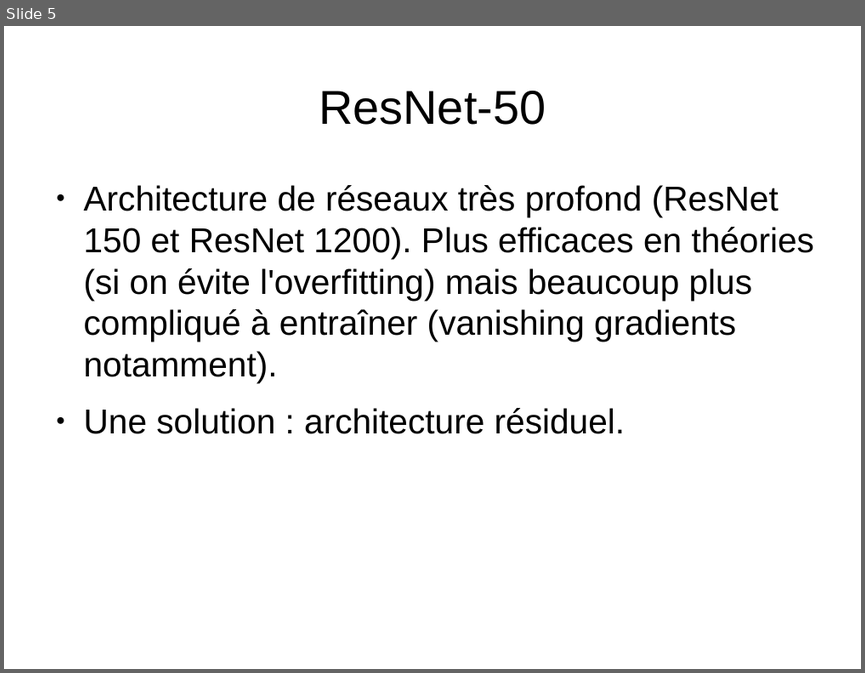
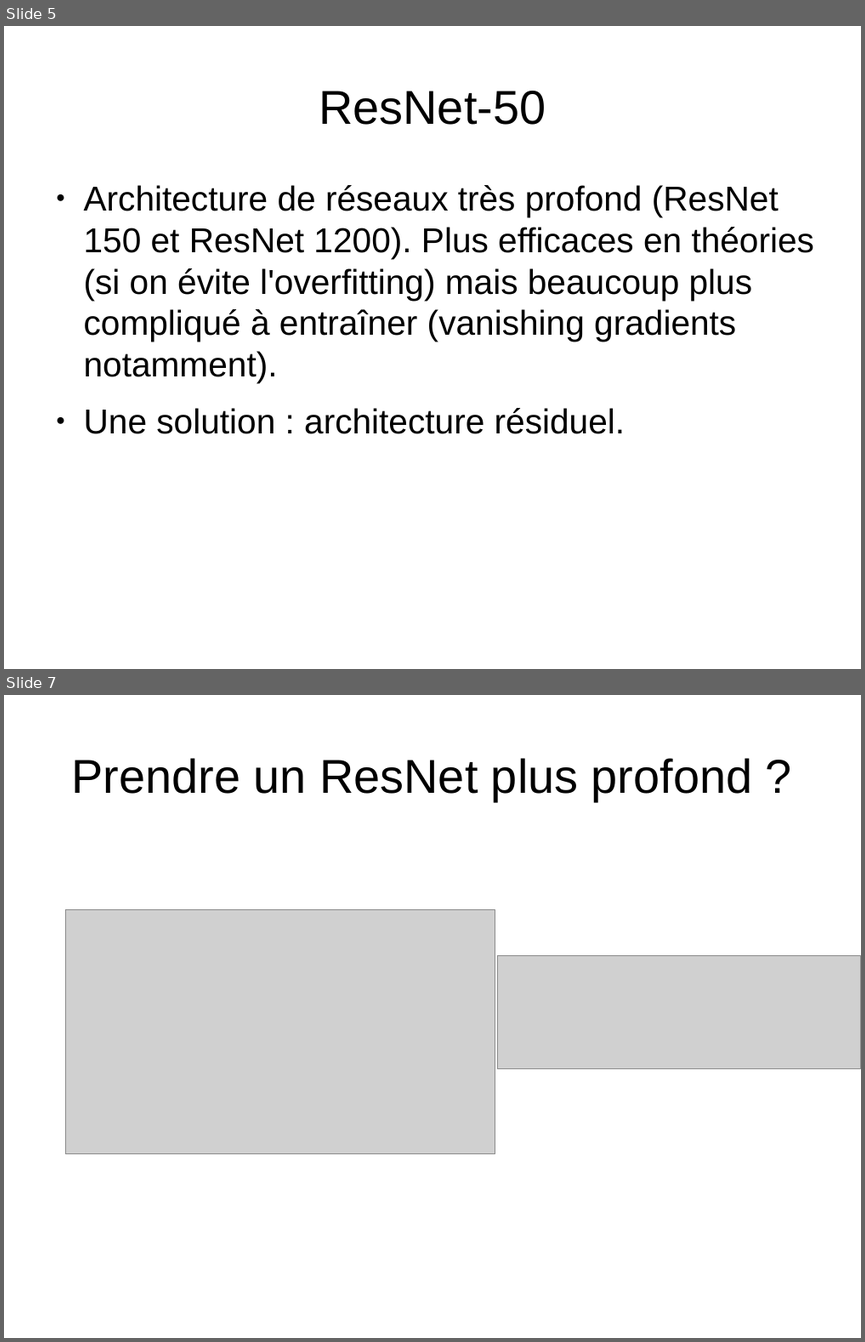
Before and after one commit to tonioecto/psc-profondeur, a slide deck: psc-article/ppt présentation proposition amélioration modèle.odp. Shown one above the other, each under a label of ours: slide 5 before the commit, slides 5 and 7 after it; the slides between them are not shown. The pictures are 865x673 and 865x1342 pixels, drawn with LibreOffice and Linux fonts; fonts in the diff are those of the drawing; grey boxes stand for pictures. Boxes give left, top, right and bottom in pixels: in the first picture for what was removed or moved away, otherwise in the second. Text is boxed around its words. In the diff, an @@ line names an element or a change of style, - is before the commit and + after.

```diff
--- a/psc-article/ppt présentation proposition amélioration modèle.odp
+++ b/psc-article/ppt présentation proposition amélioration modèle.odp
@@ slide 7 added at (x1=4, y1=695, x2=861, y2=1338), background #FFFFFF @@
@@ title added at (x1=72, y1=758, x2=752, y2=801), 44 pt, text #000000 @@
+Prendre un ResNet plus profond ?
@@ picture added at (x1=65, y1=909, x2=495, y2=1155) @@
@@ picture added at (x1=497, y1=955, x2=861, y2=1069) @@
```
Also in this commit, not shown: 2 slides changed, 4 other slides added, 3 slides removed, 6 other files.
